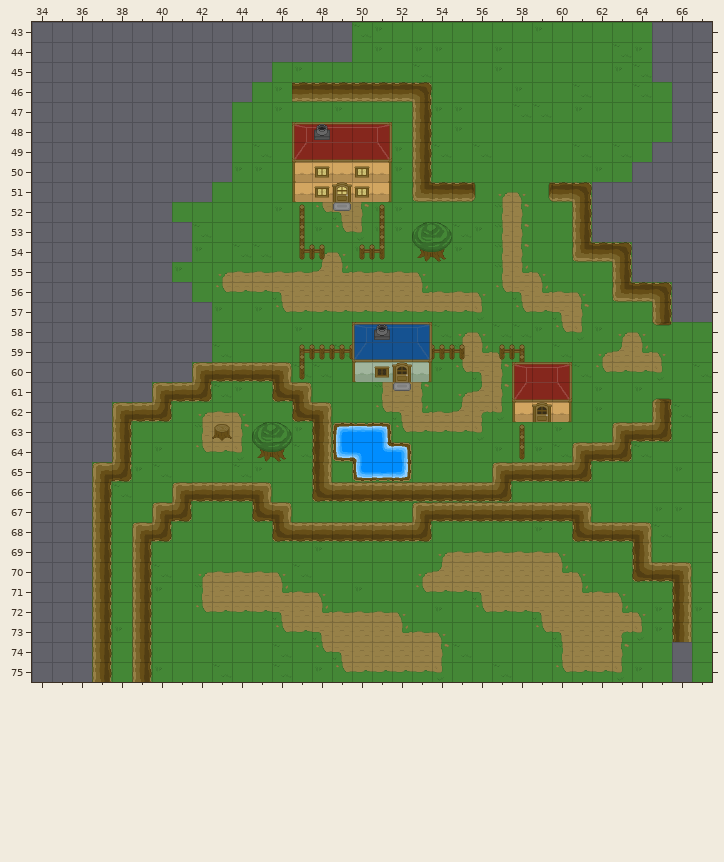
Tiled map -- maps/tilesets/town_01.tmx. Above is the file before it was changed.
Cells are 32x32 px. Shown: x 34..67, y 43..75.
New version:
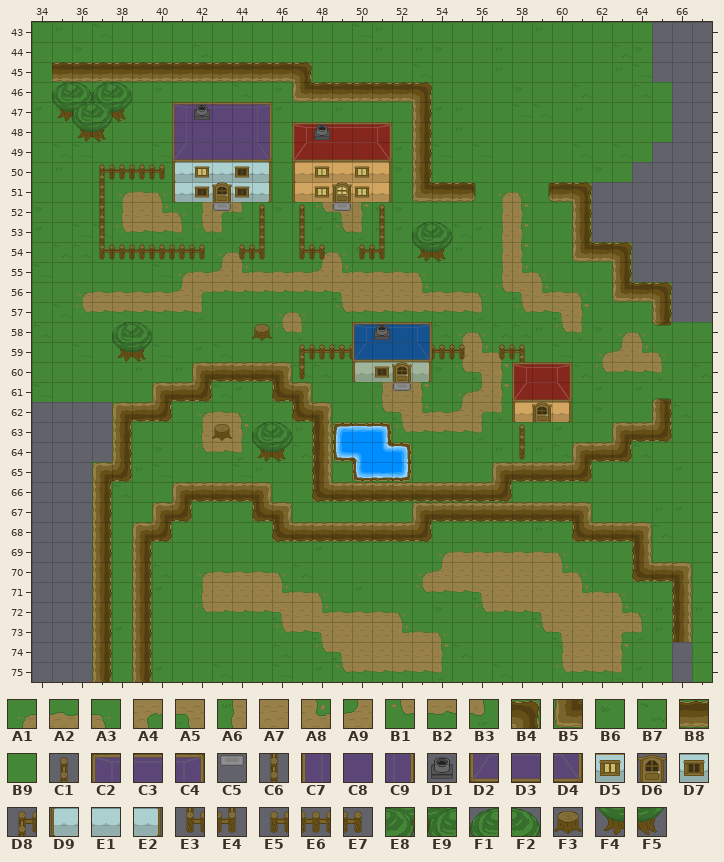
Key: from "tileset_outside_v01": A1 0, A2 1, A3 2, A4 3, A5 4, A6 8, A7 9, A8 11, A9 12, B1 16, B2 17, B3 18, B4 19 turned 90, B5 20 turned 90, B6 24, B7 25, B8 26, B9 34; from "tileset_town_v01": C1 23, C2 30, C3 31, C4 32, C5 33, C6 34, C7 41, C8 42, C9 43, D1 44, D2 52, D3 53, D4 54, D5 61, D6 67, D7 72, D8 77, D9 82, E1 83, E2 84, E3 88, E4 89, E5 90, E6 91, E7 92; from "tileset_trees_v01": E8 0, E9 1, F1 3, F2 4, F3 5, F4 6, F5 7.
__ is an empty cell, ## one hidden under a higher layer.
Edits made:
{"where": "layer \"ground\""}
{"y":43,"x":34,"old":"__ __ __ __ __ __ __ __ __ __ __ __ __ __ __ __","new":"B9 B6 B9 B7 B9 B9 B9 B9 B9 B9 B9 B9 B9 B9 B9 B9"}
{"y":44,"x":34,"old":"__ __ __ __ __ __ __ __ __ __ __ __ __ __ __ __","new":"B9 B9 B6 B9 B9 B9 B9 B9 B7 B9 B9 B9 B9 B9 B9 B9"}
{"y":45,"x":34,"old":"__ __ __ __ __ __ __ __ __ __ __ __ B9 B6","new":"B9 B8 B8 B8 B8 B8 B8 B8 B8 B8 B8 B8 B8 B4"}
{"y":46,"x":34,"old":"__ __ __ __ __ __ __ __ __ __ __","new":"B9 B6 B9 B9 B7 B9 B6 B9 B9 B9 B7"}
{"y":46,"x":47,"old":"B8","new":"B5"}
{"y":47,"x":34,"old":"__ __ __ __ __ __ __","new":"B6 B6 B6 B9 B9 B9 B9"}
{"y":48,"x":34,"old":"__ __ __ __ __ __ __","new":"B9 B9 B9 B9 B9 B9 B9"}
{"y":49,"x":34,"old":"__ __ __ __ __ __ __","new":"B9 B7 B7 B9 B9 B9 B7"}
{"y":50,"x":34,"old":"__ __ __ __ __ __ __ __","new":"B9 B6 B9 B9 B9 B9 B9 B6"}
{"y":50,"x":44,"old":"B6","new":"##"}
{"y":51,"x":34,"old":"__ __ __ __ __ __ __ __","new":"B9 B9 B9 B9 A1 A2 A3 B9"}
{"y":51,"x":43,"old":"B9 B9","new":"## ##"}
{"y":52,"x":34,"old":"__ __ __ __ __ __ __ B9 B9 B9 B9","new":"B6 B9 B9 B9 A6 A7 A8 A3 A6 A4 B3"}
{"y":53,"x":34,"old":"__ __ __ __ __ __ __ __ B7 B9","new":"B6 B9 B7 B7 B1 B2 B2 B3 B1 B3"}
{"y":54,"x":34,"old":"__ __ __ __ __ __ __ __ B6 B9 B7 B7","new":"B9 B7 B7 B9 B9 B9 B9 B9 B9 A1 A3 B9"}
{"y":55,"x":34,"old":"__ __ __ __ __ __ __ B6 B9 A1 A2","new":"B7 B9 B9 B9 B9 B9 B7 A1 A2 A9 A8"}
{"y":56,"x":34,"old":"__ __ __ __ __ __ __ __ B9 B1","new":"B9 B9 A1 A2 A2 A2 A2 A9 A4 B2"}
{"y":56,"x":46,"old":"A5 A7 A7 A7","new":"B2 B2 B2 A5"}
{"y":57,"x":34,"old":"__ __ __ __ __ __ __ __ __","new":"B9 B7 B1 B2 B2 B2 B2 B2 B3"}
{"y":57,"x":46,"old":"B1 B2 B2 B2","new":"A1 A3 B9 B1"}
{"y":58,"x":34,"old":"__ __ __ __ __ __ __ __ __","new":"B7 B9 B9 B9 B9 B9 B9 B9 B9"}
{"y":58,"x":46,"old":"B9 B6","new":"B1 B3"}
{"y":59,"x":34,"old":"__ __ __ __ __ __ __ __ __","new":"B9 B9 B7 B9 B9 B9 B7 B9 B6"}
{"y":60,"x":34,"old":"__ __ __ __ __ __ __ __","new":"B9 B9 B9 B9 B9 B6 B9 B6"}
{"y":61,"x":34,"old":"__ __ __ __ __ __","new":"B7 B9 B9 B9 B9 B9"}
{"where": "layer \"trees\""}
{"y":46,"x":35,"old":"__ __ __ __","new":"F1 F2 F1 F2"}
{"y":47,"x":35,"old":"__ __ __ __","new":"F4 E9 E8 F5"}
{"y":48,"x":36,"old":"__ __","new":"F4 F5"}
{"y":58,"x":38,"old":"__ __","new":"F1 F2"}
{"y":58,"x":45,"old":"__","new":"F3"}
{"y":59,"x":38,"old":"__ __","new":"F4 F5"}
{"where": "layer \"buildings\""}
{"y":47,"x":41,"old":"__ __ __ __ __","new":"C2 C3 C3 C3 C4"}
{"y":48,"x":41,"old":"__ __ __ __ __","new":"C7 C8 C8 C8 C9"}
{"y":49,"x":41,"old":"__ __ __ __ __","new":"D2 D3 D3 D3 D4"}
{"y":50,"x":41,"old":"__ __ __ __ __","new":"D9 D5 E1 D7 E2"}
{"y":51,"x":41,"old":"__ __ __ __ __","new":"D9 D7 E1 D7 E2"}
{"where": "layer \"detail 1\""}
{"y":47,"x":42,"old":"__","new":"D1"}
{"y":50,"x":37,"old":"__ __ __ __","new":"D8 E6 E6 E7"}
{"y":51,"x":37,"old":"__","new":"C6"}
{"y":51,"x":43,"old":"__","new":"D6"}
{"y":52,"x":37,"old":"__","new":"C6"}
{"y":52,"x":43,"old":"__","new":"C5"}
{"y":52,"x":45,"old":"__","new":"C1"}
{"y":53,"x":37,"old":"__","new":"C6"}
{"y":53,"x":45,"old":"__","new":"C6"}
{"y":54,"x":37,"old":"__ __ __ __ __ __","new":"E3 E6 E6 E6 E6 E7"}
{"y":54,"x":44,"old":"__ __","new":"E5 E4"}
